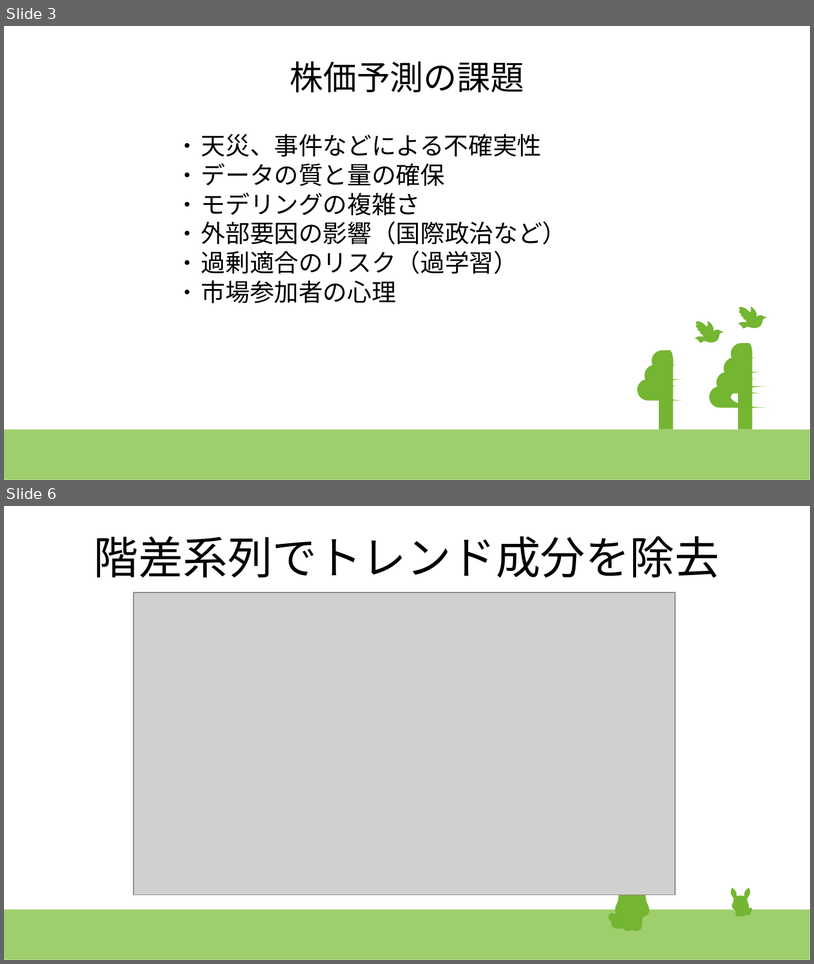
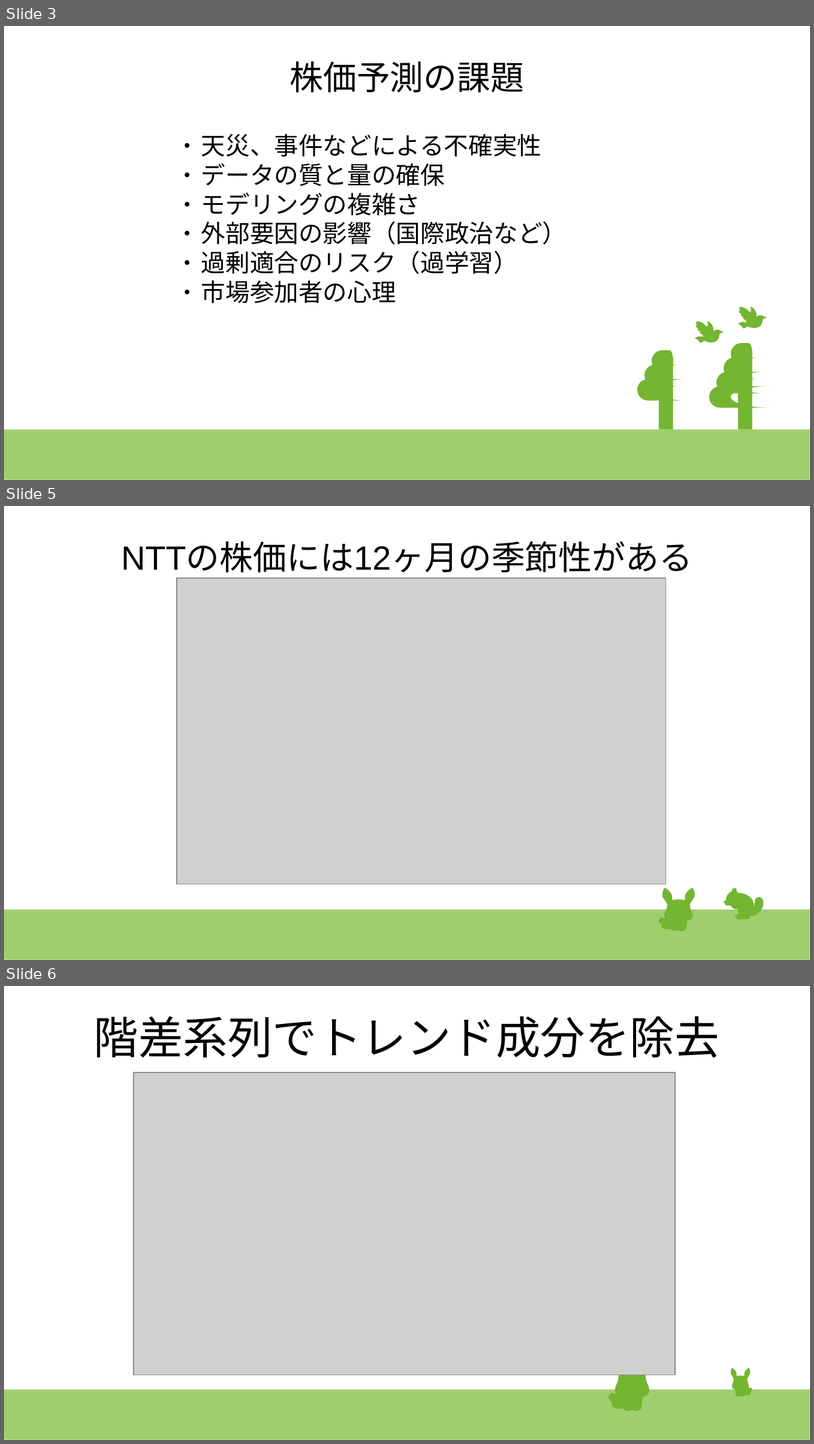
Before and after one commit to kawagashira/deepcraft, a slide deck: time_series/time_series.pptx. Shown one above the other, each under a label of ours: slides 3 and 6 before the commit, slides 3, 5 and 6 after it; the slides between them are not shown. The pictures are 814x964 and 814x1444 pixels, drawn with LibreOffice and Linux fonts; fonts in the diff are those of the drawing; grey boxes stand for pictures. Boxes give left, top, right and bottom in pixels: in the first picture for what was removed or moved away, otherwise in the second. Text is boxed around its words. In the diff, an @@ line names an element or a change of style, - is before the commit and + after.

```diff
--- a/time_series/time_series.pptx
+++ b/time_series/time_series.pptx
@@ slide 5 added at [4, 506, 810, 960], background #FFFFFF; not listed: 1 template element that a slide beside it also shows @@
@@ title added at [121, 543, 693, 573], 33 pt, text #000000 @@
+NTTの株価には12ヶ月の季節性がある
@@ picture added at [177, 578, 666, 883] @@
@@ group added at [660, 888, 695, 931]: 23 freeform shapes @@
@@ group added at [724, 887, 764, 919]: 15 freeform shapes @@
```
Also in this commit, not shown: 2 slides changed, 2 other slides added, 1 slide removed, 3 other files.
